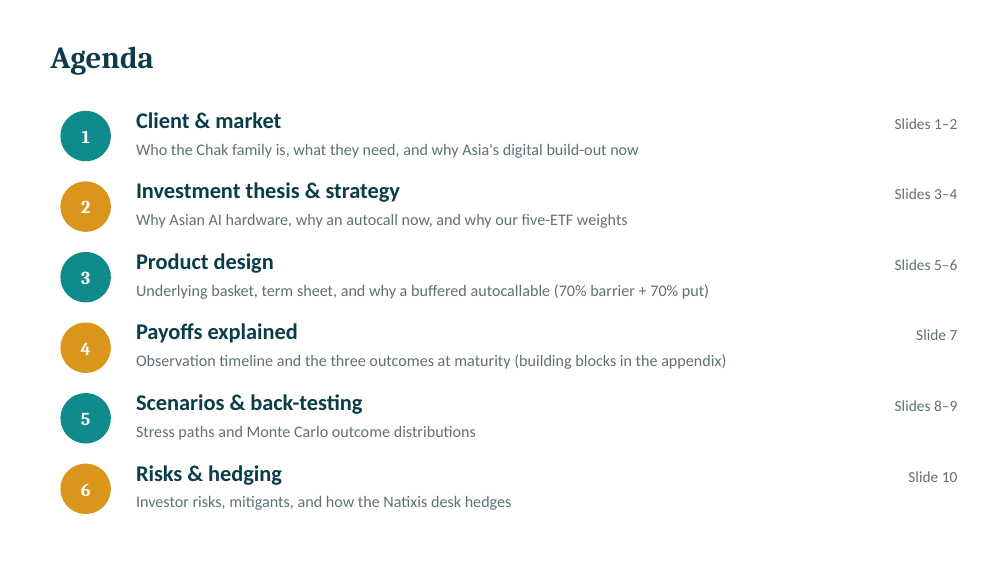
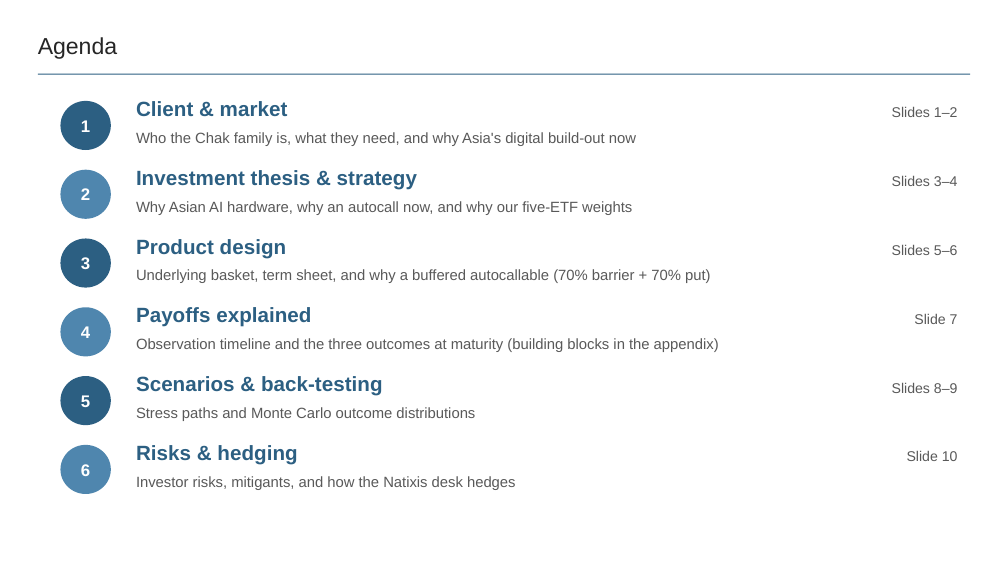
Before and after one commit to benjaminlhl/natixis-case-comp, a slide deck: slide 2 of deck/Asian-Digital-Autocallable-Note.pptx. Drawn at 1008x567 pixels with LibreOffice and Linux fonts; fonts in the diff are those of the drawing. Boxes give left, top, right and bottom in pixels: in the first picture for what was removed or moved away, otherwise in the second. Text is boxed around its words. In the diff, an @@ line names an element or a change of style, - is before the commit and + after.

```diff
--- a/deck/Asian-Digital-Autocallable-Note.pptx
+++ b/deck/Asian-Digital-Autocallable-Note.pptx
@@ text "Agenda": place and size @@
-text "Agenda" at bbox=[50, 46, 153, 75]
+text "Agenda" at bbox=[38, 37, 117, 59]
@@ text "Agenda" at bbox=[38, 37, 117, 59]: size 22 to 16.5 pt, font Cambria to Arial, text colour #0B3C49 to #262626, bold off @@
@@ line added from (38, 74) to (970, 74), #2C5F82 0.75 pt @@
@@ 8 texts, 2 ellipses: place and size @@
-8 texts, 2 ellipses at bbox=[60, 111, 957, 232]
+8 texts, 2 ellipses at bbox=[60, 101, 958, 219]
@@ 11 texts, 3 ellipses: place and size @@
-11 texts, 3 ellipses at bbox=[60, 252, 958, 444]
+11 texts, 3 ellipses at bbox=[60, 239, 958, 425]
@@ fill #0F8B8D to #2C5F82 in 3 elements at bbox=[60, 101, 111, 150], bbox=[60, 239, 111, 288], bbox=[60, 376, 111, 425] @@
@@ size 13 to 12 pt, font Cambria to Arial in 6 elements at bbox=[81, 120, 90, 132], bbox=[81, 188, 90, 200], bbox=[81, 257, 90, 269], bbox=[81, 326, 90, 338], bbox=[81, 395, 90, 407], bbox=[81, 464, 90, 476] @@
@@ 5 texts, 1 ellipse: place and size @@
-5 texts, 1 ellipse at bbox=[60, 426, 958, 514]
+5 texts, 1 ellipse at bbox=[60, 407, 958, 494]
@@ fill #D9961A to #4F86AE in 3 elements at bbox=[60, 169, 111, 219], bbox=[60, 307, 111, 357], bbox=[60, 445, 111, 494] @@
@@ size 16 to 14.7 pt, font Calibri to Arial, text colour #0B3C49 to #2C5F82 in 6 elements at bbox=[136, 101, 288, 116], bbox=[136, 170, 417, 190], bbox=[136, 239, 286, 258], bbox=[136, 307, 311, 327], bbox=[136, 376, 383, 396], bbox=[136, 445, 297, 465] @@
@@ size 11 to 10.1 pt, font Calibri to Arial, text colour #5F7176 to #595959 in 6 elements at bbox=[892, 107, 958, 117], bbox=[892, 176, 958, 186], bbox=[892, 245, 958, 255], bbox=[914, 314, 958, 324], bbox=[892, 383, 958, 393], bbox=[907, 451, 958, 461] @@
@@ size 11.5 to 10.6 pt, font Calibri to Arial, text colour #5F7176 to #595959 in 6 elements at bbox=[136, 132, 636, 146], bbox=[136, 201, 632, 215], bbox=[136, 269, 710, 283], bbox=[136, 338, 719, 352], bbox=[136, 407, 475, 421], bbox=[136, 476, 516, 490] @@
```
Also in this commit, not shown: 15 other slides changed, 4 other files.
